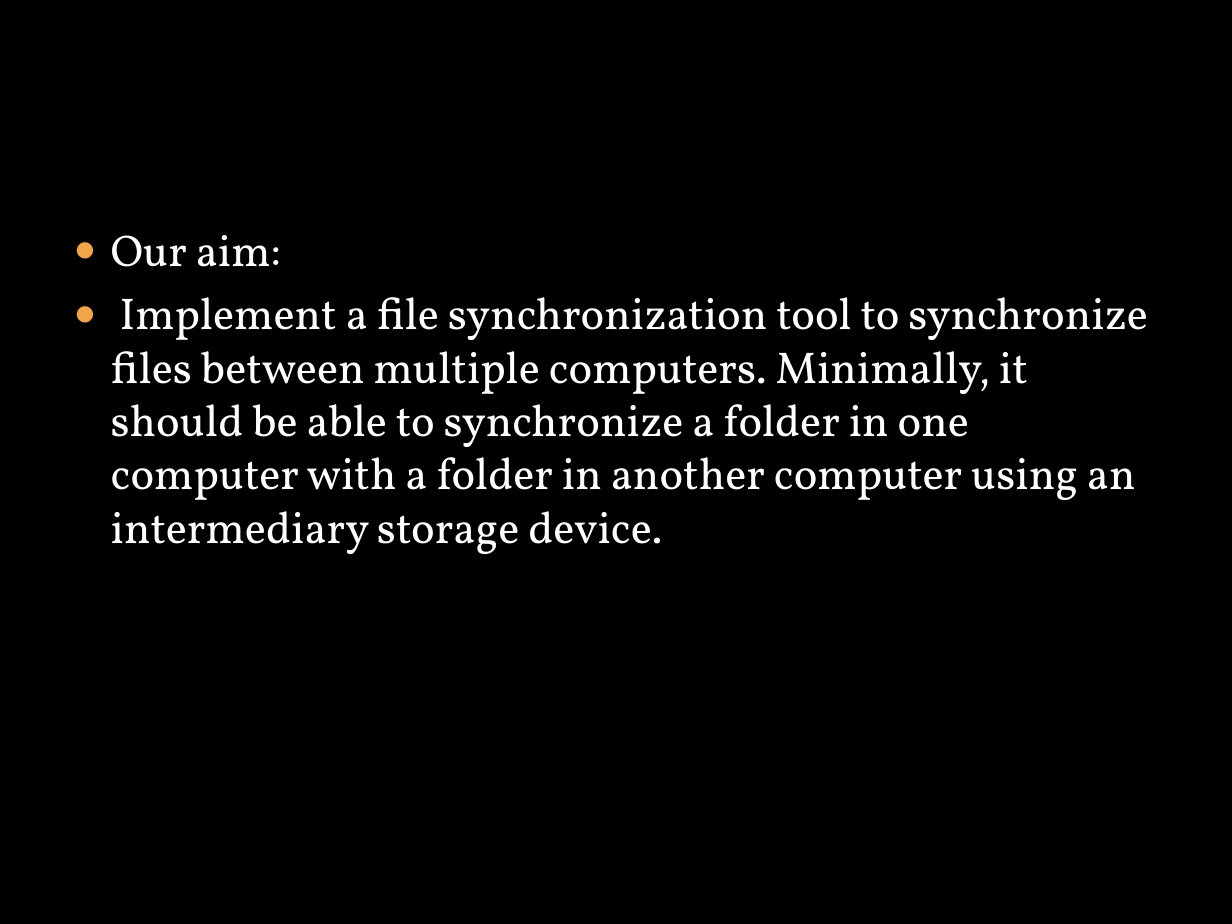
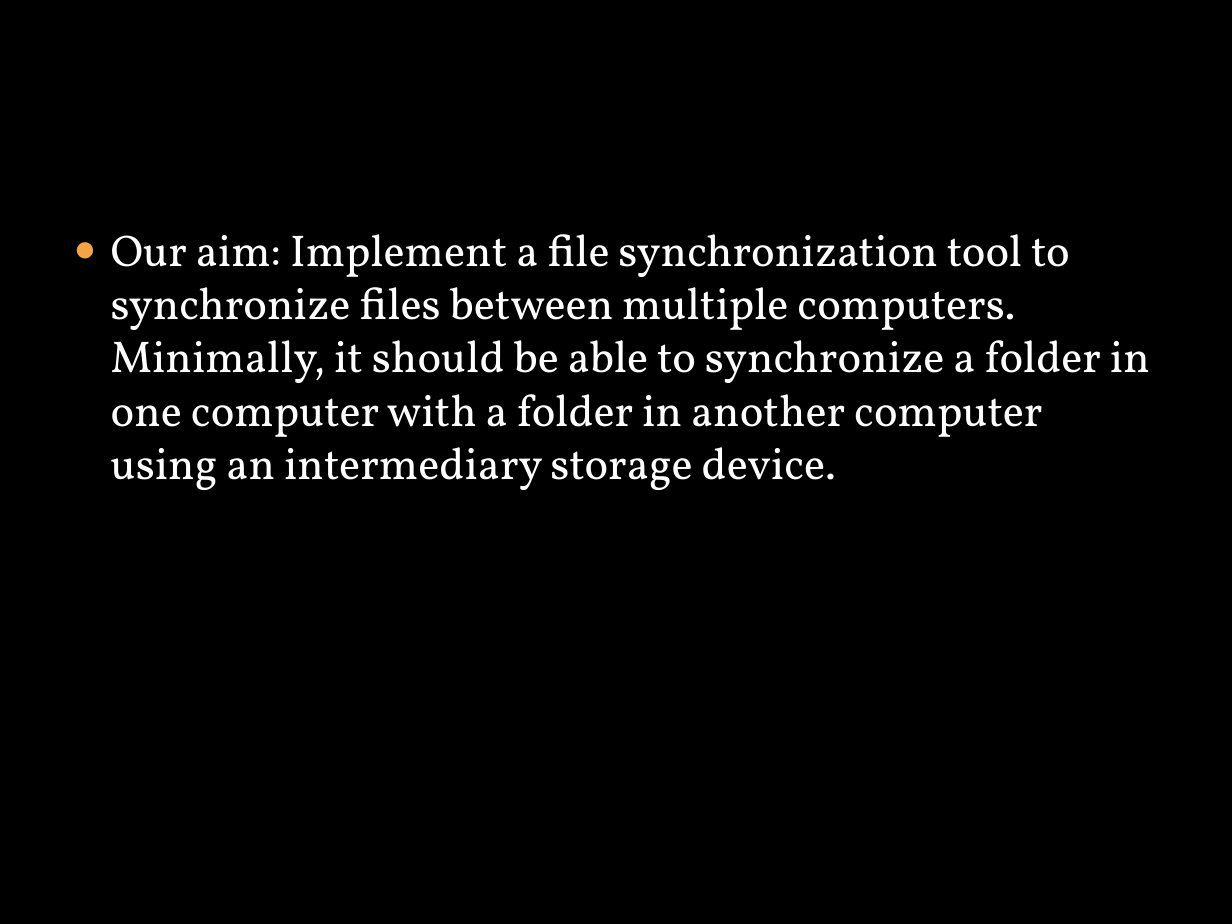
Before and after one commit to liyistc/cleansync, a slide deck: slide 5 of Lightning talk.pptx (slide 4 before the commit). Drawn at 1232x924 pixels with LibreOffice and Linux fonts; fonts in the diff are those of the drawing; background and template pictures are left out. Boxes give left, top, right and bottom in pixels: in the first picture for what was removed or moved away, otherwise in the second. Text is boxed around its words. In the diff, an @@ line names an element or a change of style, - is before the commit and + after.

```diff
--- a/Lightning talk.pptx
+++ b/Lightning talk.pptx
@@ text at (111,234,1150,490): text changed @@
-● Our aim:
-● Implement a file synchronization tool to synchronize files between multiple computers. Minimally, it should be able to synchronize a folder in one computer with a folder in another computer using an intermediary storage device.
+● Our aim: Implement a file synchronization tool to synchronize files between multiple computers. Minimally, it should be able to synchronize a folder in one computer with a folder in another computer using an intermediary storage device.
```
Also in this commit, not shown: 3 other slides changed, 1 slide removed.
